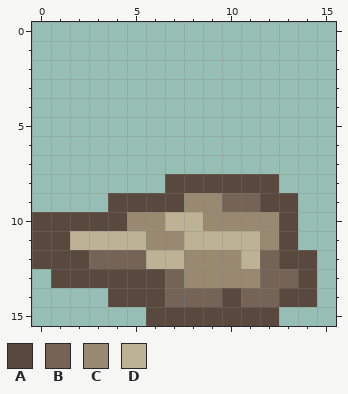
One commit to this pixel-art sprite: run_tree/data/sprites/items/stone.png. Above, as it was before the edit.
The file is 16x16 pixels.
Palette (. is transparent): A #58483d  B #756355  C #998970  D #bdb293
Pixels before, first column x 0:
 8 .......AAAAAA..
 9 ....AAAACCBBAA.
10 AAAAACCDDCCCCA.
11 AADDDDCCDDDDCA.
12 AAABBBDDCCCDBAA
13 .AAAAAABCCCCBBA
14 ....AAABBBABBAA
15 ......AAAAAAA..
New version:
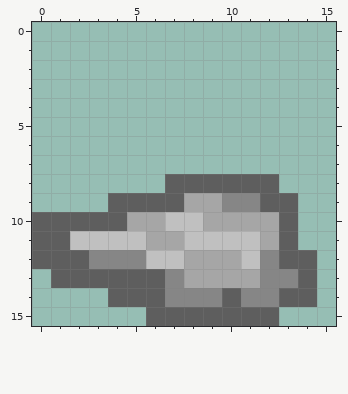
The exact change:
Colour A changes from #58483d to #5e5e5e.
Colour B changes from #756355 to #868686.
Colour C changes from #998970 to #a6a6a6.
Colour D changes from #bdb293 to #c0c0c0.
Where, in picture pixels (left, top, right, bottom), the same in both pictures:
changed: (32, 174, 317, 326)
